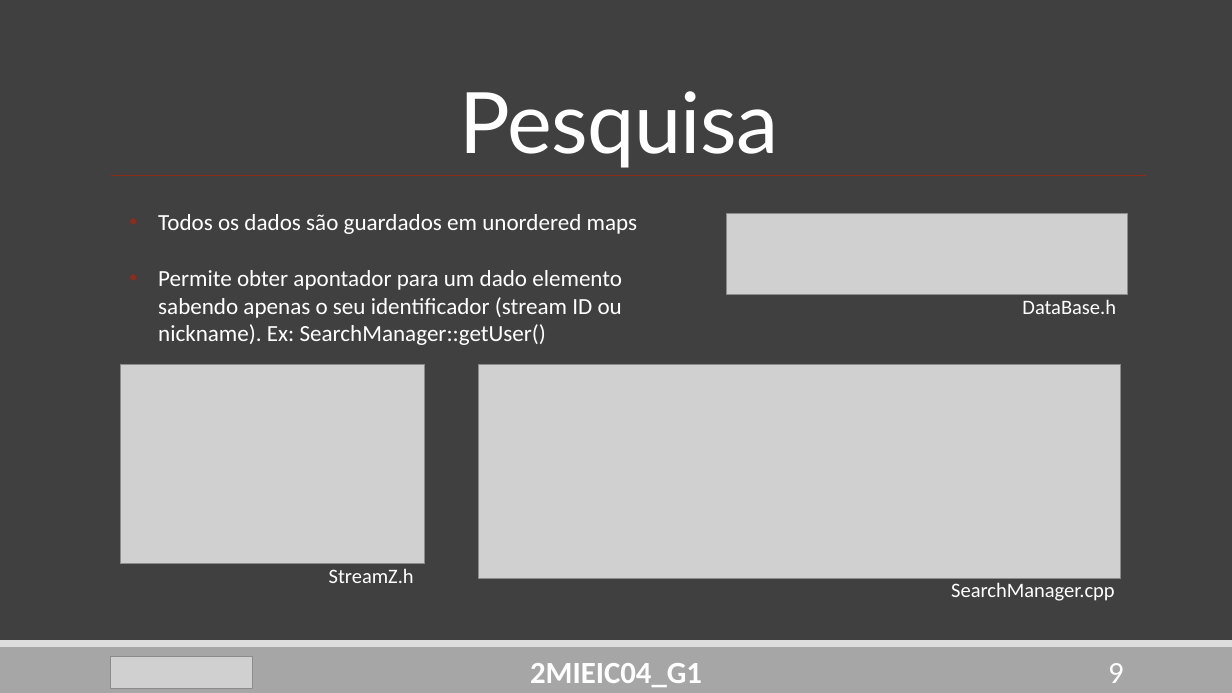
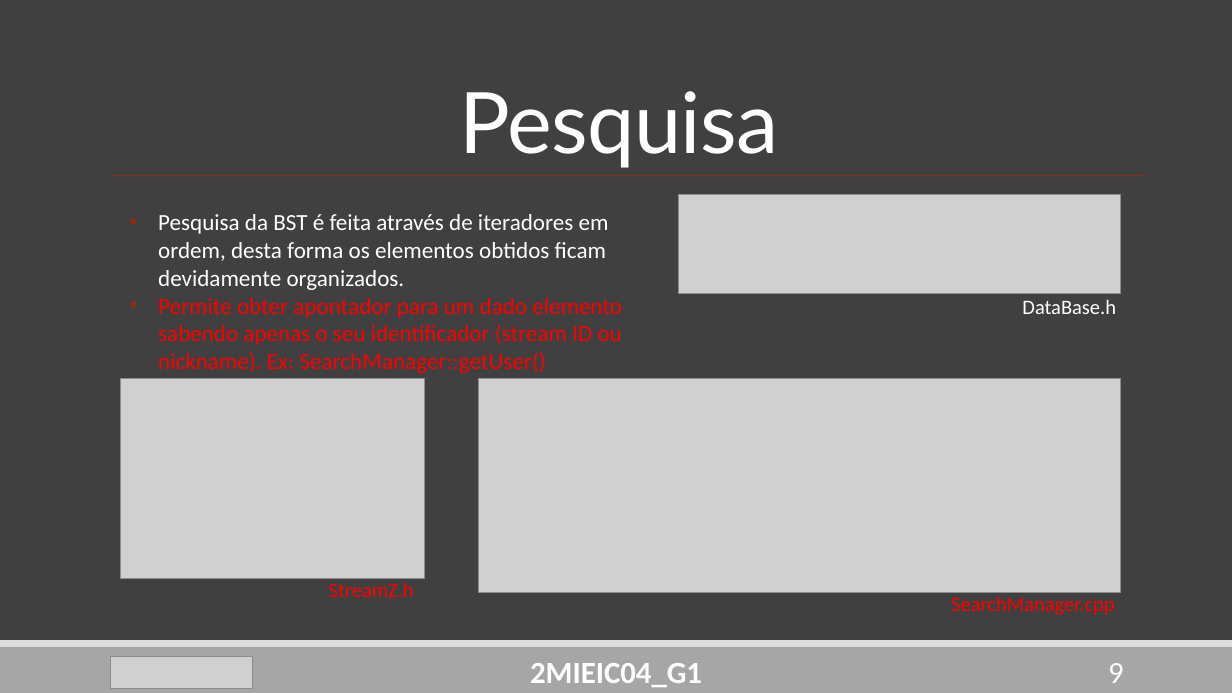
Before and after one commit to DoStini/FEUP-AEDA-proj, a slide deck: slide 9 of StreamZ__P2.pptx. Drawn at 1232x693 pixels with LibreOffice and Linux fonts; fonts in the diff are those of the drawing; grey boxes stand for pictures. Boxes give left, top, right and bottom in pixels: in the first picture for what was removed or moved away, otherwise in the second. Text is boxed around its words. In the diff, an @@ line names an element or a change of style, - is before the commit and + after.

```diff
--- a/StreamZ__P2.pptx
+++ b/StreamZ__P2.pptx
@@ picture resized from (x1=727, y1=213, x2=1128, y2=295) to (x1=679, y1=195, x2=1121, y2=294) @@
@@ text at (x1=158, y1=214, x2=609, y2=290): text changed @@
-• Todos os dados são guardados em unordered maps
+• Pesquisa da BST é feita através de iteradores em ordem, desta forma os elementos obtidos ficam devidamente organizados.
@@ text at (x1=158, y1=298, x2=622, y2=373): text colour #FFFFFF to #FF0000 in "Permite obter apontador para um dado elemento ..." @@
@@ 2 pictures, 2 texts moved together from (x1=120, y1=364, x2=1120, y2=601) to (x1=120, y1=379, x2=1120, y2=615) @@
@@ text "StreamZ.h" at (x1=329, y1=582, x2=414, y2=597): text colour #FFFFFF to #FF0000 @@
@@ text "SearchManager.cpp" at (x1=951, y1=596, x2=1115, y2=615): text colour #FFFFFF to #FF0000 @@
```
Also in this commit, not shown: 11 other slides changed, 2 other files.
